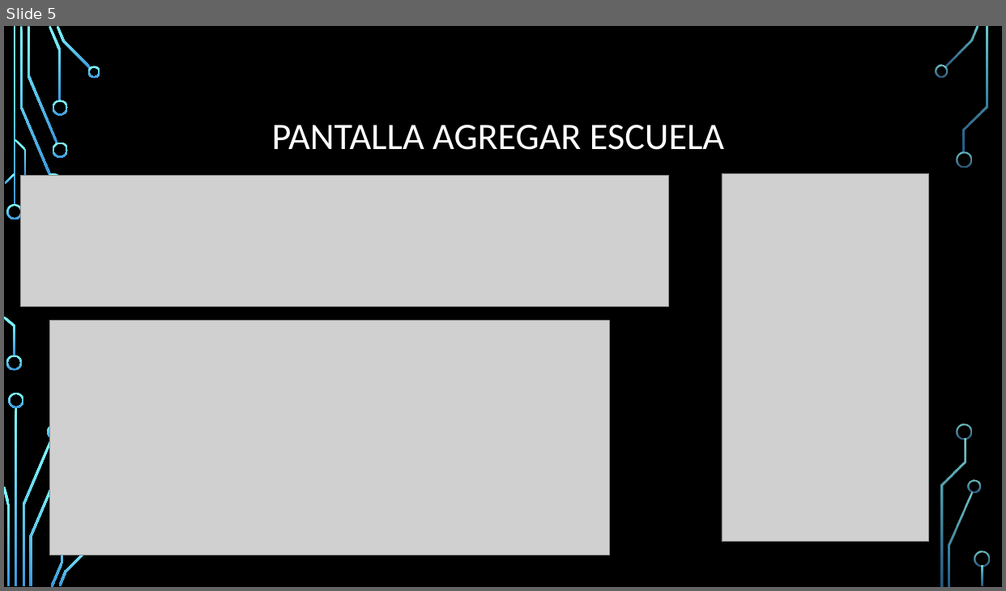
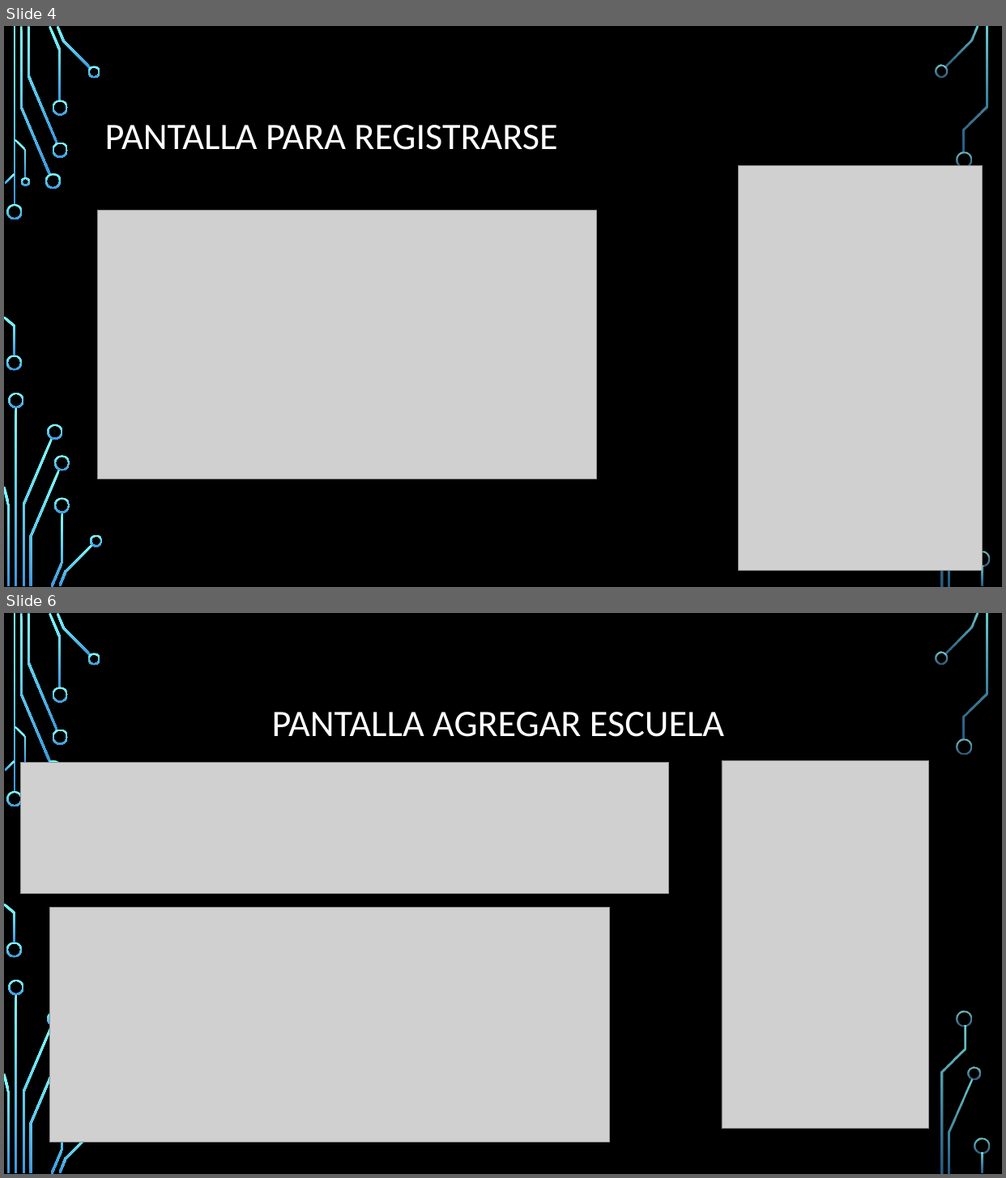
Before and after one commit to MauryBenavidez/School-maps, a slide deck: Presentacion School Maps/SchoolMapsPresentacion.pptx. Shown one above the other, each under a label of ours: slide 5 before the commit, slides 4 and 6 after it; the slides between them are not shown. The pictures are 1006x591 and 1006x1178 pixels, drawn with LibreOffice and Linux fonts; fonts in the diff are those of the drawing; grey boxes stand for pictures; background and template pictures are left out. Boxes give left, top, right and bottom in pixels: in the first picture for what was removed or moved away, otherwise in the second. Text is boxed around its words. In the diff, an @@ line names an element or a change of style, - is before the commit and + after.

```diff
--- a/Presentacion School Maps/SchoolMapsPresentacion.pptx
+++ b/Presentacion School Maps/SchoolMapsPresentacion.pptx
@@ slide 4 added at box(4, 26, 1002, 587), background picture (left out); not listed: 31 template elements that a slide beside it also shows @@
@@ title added at box(105, 125, 557, 150), 36 pt, text #FFFFFF @@
+PANTALLA PARA REGISTRARSE
@@ picture added at box(739, 165, 982, 570) @@
@@ picture added at box(98, 210, 597, 479) @@
@@ freeform shape added at box(54, 456, 70, 472), fill gradient #82FFFF to #3D97DE @@
@@ freeform shape added at box(54, 497, 70, 514), fill gradient #82FFFF to #3D97DE @@
@@ freeform shape added at box(90, 535, 103, 547), fill gradient #82FFFF to #3D97DE @@
@@ what was slide 5 is now slide 6 @@
```
Also in this commit, not shown: 3 slides changed, 5 other files.
